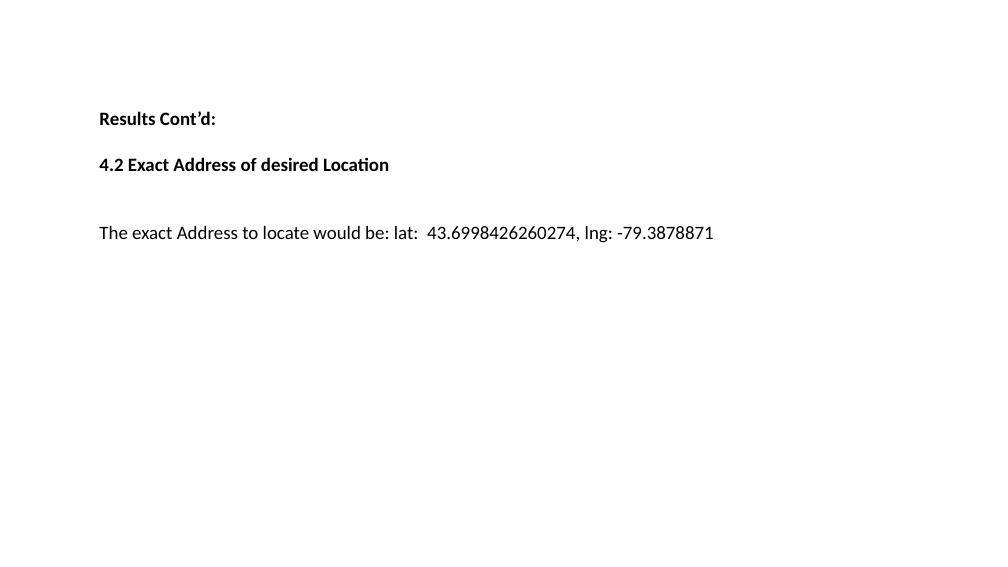
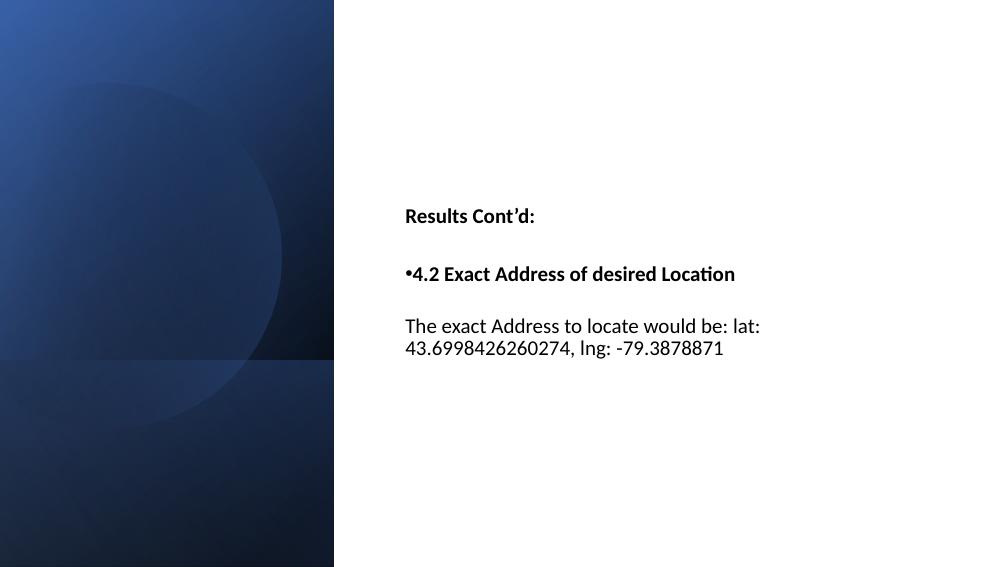
Before and after one commit to vir007/Coursera_Capstone, a slide deck: slide 13 of Week 4_5/Week_5_Presentation.pptx. Drawn at 1008x567 pixels with LibreOffice and Linux fonts; fonts in the diff are those of the drawing. Boxes give left, top, right and bottom in pixels: in the first picture for what was removed or moved away, otherwise in the second. Text is boxed around its words. In the diff, an @@ line names an element or a change of style, - is before the commit and + after.

```diff
--- a/Week 4_5/Week_5_Presentation.pptx
+++ b/Week 4_5/Week_5_Presentation.pptx
@@ rectangle added at [0, 0, 1008, 567], fill #FFFFFF @@
@@ rectangle added at [0, 0, 334, 567], fill gradient #000000 to #2F5597 @@
@@ rectangle added at [0, 1, 334, 567], fill gradient #000000 to #4472C4 @@
@@ rectangle added at [0, 0, 334, 566], fill gradient #000000 to #8FAADC @@
@@ freeform shape added at [0, 42, 323, 464], fill gradient #000000 to #4472C4 @@
@@ text "Results Cont’d:": place and size @@
-text "Results Cont’d:" at [99, 111, 714, 243]
+text "Results Cont’d:" at [405, 208, 760, 359]
@@ text "Results Cont’d:" at [405, 208, 760, 359]: size 18 to 20 pt; line spacing 1 to 0.9; more space between paragraphs; bullet none to •; vertical alignment top to middle @@
@@ rectangle added at [0, 360, 334, 567], fill gradient #4472C4 to #000000 @@
```
Also in this commit, not shown: 10 other slides changed, 1 other file.
